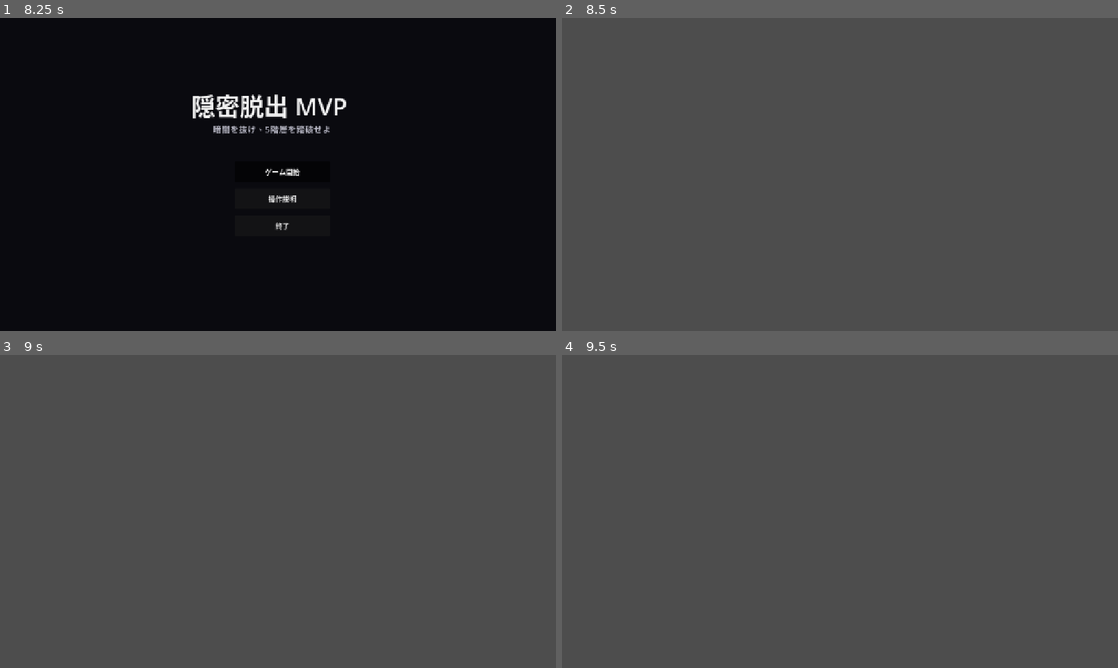
Above: before the commit, frames 1-4 (two rows, left to right).
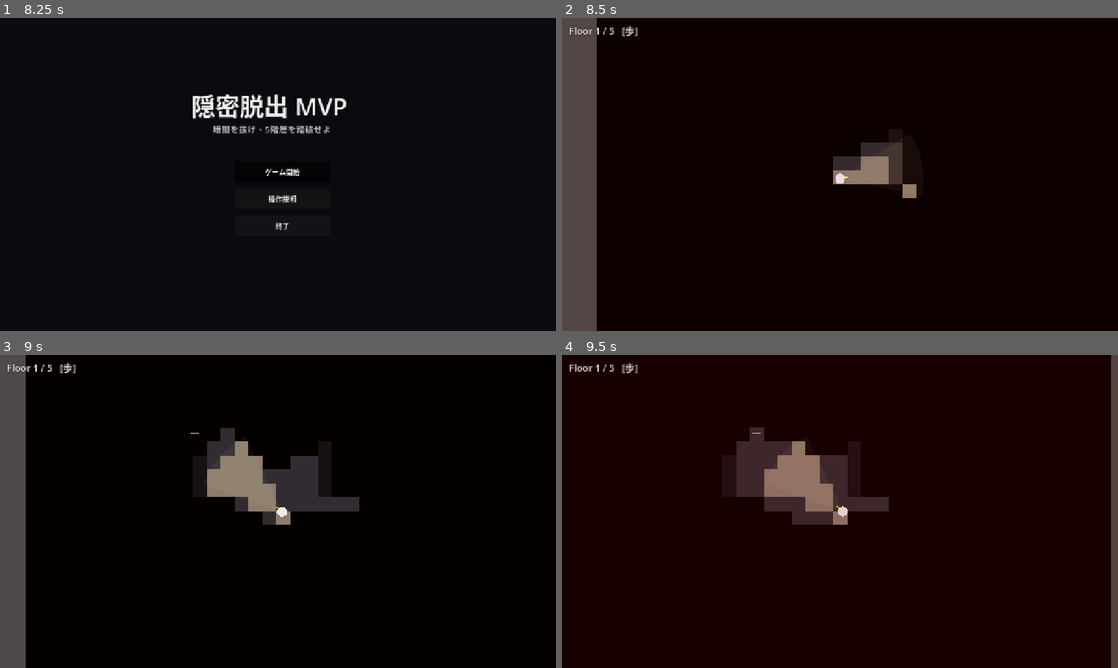
Above: after the commit, the same moments.

Repository: MasakiFujimoto/Onmitu
Game: Godot game, scene res://scenes/Title.tscn
Same seed, same stepped clock (60 frames per second), same inputs: the game is played once before the commit and once after it.
Inputs (mouse positions are in pixels of both pictures, inside the frame that each line leads up to):
- Up to frame 1 (8.25 s): click "ゲーム開始" at 0.5 s; click "ゲーム開始" at 1.25 s; click "操作説明" at 2 s; click "閉じる" at 2.75 s; tap Enter at 3.5, 5, 6.5 s; move the mouse to (400, 158) at 3.52 s; hold D 3.53-4.28 s; click (400, 158) at 3.67 s; tap Space at 4.25, 5.75, 7.25 s; move the mouse to (166, 190) at 4.27 s; hold S 4.28-5.03 s; move the mouse to (333, 105) at 5.02 s; hold D 5.03-5.78 s; move the mouse to (250, 237) at 5.77 s; hold W 5.78-6.53 s; click (250, 237) at 5.92 s; move the mouse to (444, 221) at 6.52 s; hold A 6.53-8.03 s; move the mouse to (111, 127) at 7.27 s; move the mouse to (305, 174) at 8.02 s; hold S from 8.03 s (still down); click (305, 174) at 8.17 s
- Up to frame 2 (8.5 s): keep holding S
- Up to frame 3 (9 s): move the mouse to (194, 433) at 8.77 s; release S at 8.78 s; hold D from 8.78 s (still down)
- Up to frame 4 (9.5 s): keep holding D

Frame 1 is identical in both runs. In frame 2, 94% of the frame differs, in the area x 1-100%, y 0-100%; in frame 3, 95%; in frame 4, 99%, in the area x 0-99%, y 0-100%.
Error before the commit: Parse Error: Cannot infer the type of "q" variable because the value doesn't have a set type. (res://scripts/game.gd:338)

Commit message:
エディタ設定ファイルを更新し、スクリプトのキャッシュとメタデータを追加しました。また、ゲームシーンの設定を調整しました。

Diff:
--- a/scripts/game.gd
+++ b/scripts/game.gd
@@ -333,7 +333,7 @@
 
 func _can_walk_pos(p: Vector2) -> bool:
 	var r: float = TILE * 0.32
-	var corners := [Vector2(-r, -r), Vector2(r, -r), Vector2(-r, r), Vector2(r, r)]
+	var corners: Array[Vector2] = [Vector2(-r, -r), Vector2(r, -r), Vector2(-r, r), Vector2(r, r)]
 	for c in corners:
 		var q := p + c
 		var t := Vector2i(int(floor(q.x / TILE)), int(floor(q.y / TILE)))
